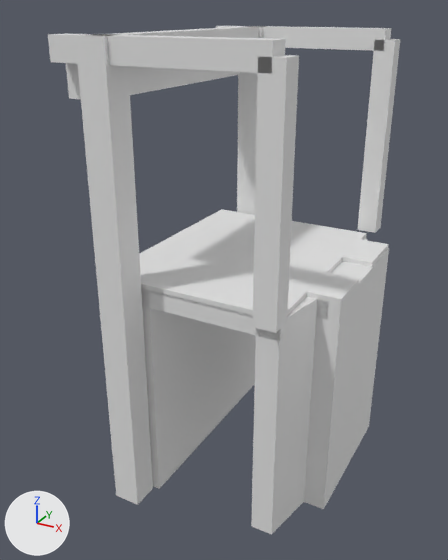
The glTF model models/hoogeveen/hoogeveen-bekinkbruggen-2/hoogeveen-bekinkbruggen-2.glb, before and after one commit.
The view is the same before and after, from a camera (50 mm lens) standing at (11.1, -23.4, 10.4) and looking at (-1.3, -0.9, -0.8). Lighting does not change. The marker at lower left points along +X, +Y and +Z. The picture after the commit comes second.

In view in the first picture: 'building:balans', 'building:balans 2', 'building:contragewicht', 'building:hamei', 'building:hamei 2', 'building:hangstang', 'building:hangstang 2', 'building:portaal', 'road:dek', 'road:fietspad', 'road:landhoofd (aangenomen)', 'road:landhoofd (aangenomen) 2', 'road:rijbaan regionale weg', 'road:voetpad'.
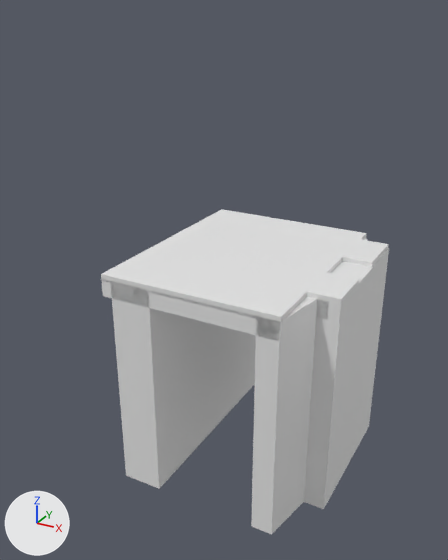
Location of each change, [x1, y1, x2, y2] in pixels of the pictures (448 x 560 px):
```json
{"object": "building:hamei 2", "change": "deleted", "before": [75, 34, 153, 505]}
{"object": "building:hangstang 2", "change": "deleted", "before": [252, 55, 299, 333]}
{"object": "building:balans 2", "change": "deleted", "before": [48, 34, 286, 74]}
{"object": "building:hangstang", "change": "deleted", "before": [357, 39, 400, 233]}
{"object": "building:hamei", "change": "deleted", "before": [237, 26, 269, 215]}
{"object": "building:balans", "change": "deleted", "before": [216, 26, 391, 51]}
{"object": "building:contragewicht", "change": "deleted", "before": [66, 63, 240, 99]}
{"object": "building:portaal", "change": "deleted", "before": [95, 26, 259, 38]}
```

Edits to the scene script, one JSON object a line:
```json
{"op": "remove", "block": "ob_building_hamei", "code": ["ob_building_hamei = bpy.data.objects.new('building:hamei', me_hamei)", "ob_building_hamei.location = (0.0, 0.0, 0.0)"]}
{"op": "remove", "block": "ob_building_hamei_2", "code": ["ob_building_hamei_2 = bpy.data.objects.new('building:hamei 2', me_hamei_2)", "ob_building_hamei_2.location = (0.0, 0.0, 0.0)"]}
{"op": "remove", "block": "ob_building_portaal", "code": ["ob_building_portaal = bpy.data.objects.new('building:portaal', me_portaal)", "ob_building_portaal.location = (0.0, 0.0, 0.0)"]}
{"op": "remove", "block": "ob_building_balans", "code": ["ob_building_balans = bpy.data.objects.new('building:balans', me_balans)", "ob_building_balans.location = (0.0, 0.0, 0.0)"]}
{"op": "remove", "block": "ob_building_hangstang", "code": ["ob_building_hangstang = bpy.data.objects.new('building:hangstang', me_hangstang)", "ob_building_hangstang.location = (0.0, 0.0, 0.0)"]}
{"op": "remove", "block": "ob_building_balans_2", "code": ["ob_building_balans_2 = bpy.data.objects.new('building:balans 2', me_balans_2)", "ob_building_balans_2.location = (0.0, 0.0, 0.0)"]}
{"op": "remove", "block": "ob_building_hangstang_2", "code": ["ob_building_hangstang_2 = bpy.data.objects.new('building:hangstang 2', me_hangstang_2)", "ob_building_hangstang_2.location = (0.0, 0.0, 0.0)"]}
{"op": "remove", "block": "ob_building_contragewicht", "code": ["ob_building_contragewicht = bpy.data.objects.new('building:contragewicht', me_contragewicht)", "ob_building_contragewicht.location = (0.0, 0.0, 0.0)"]}
```
